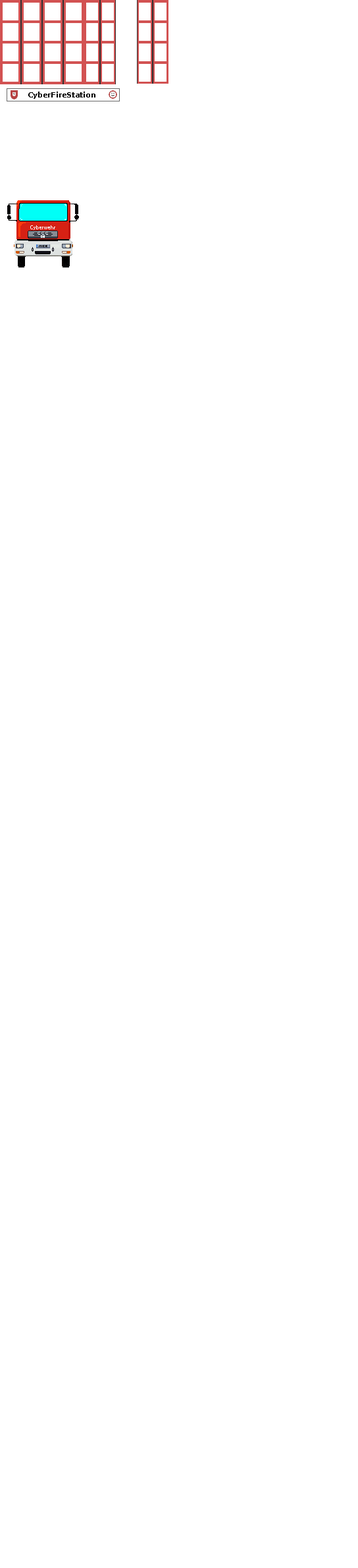
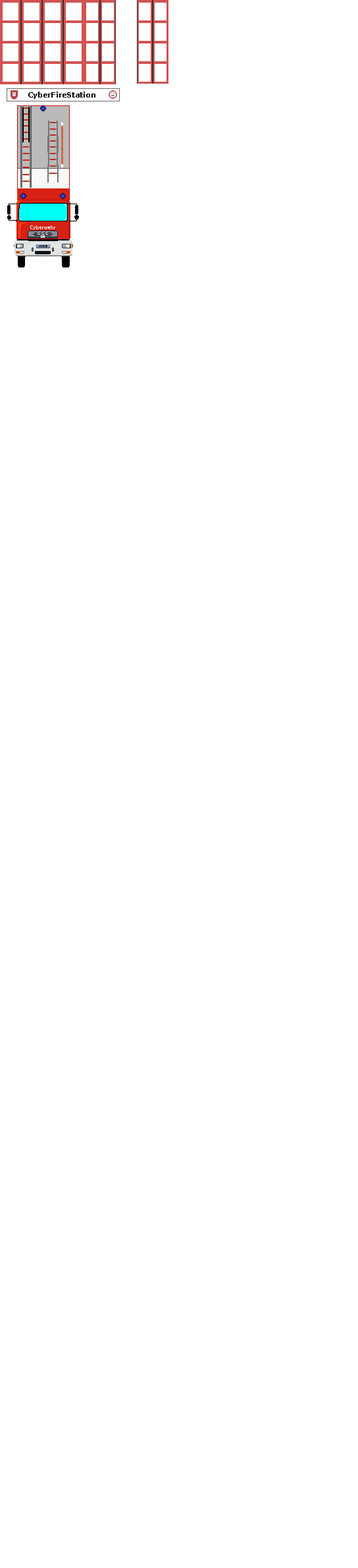
The second 358×1568 image is a revision of the first. Changes to its layers:
painted on "fahrzeuge_front.jpg" over [left=17, top=105, right=79, bottom=248]
